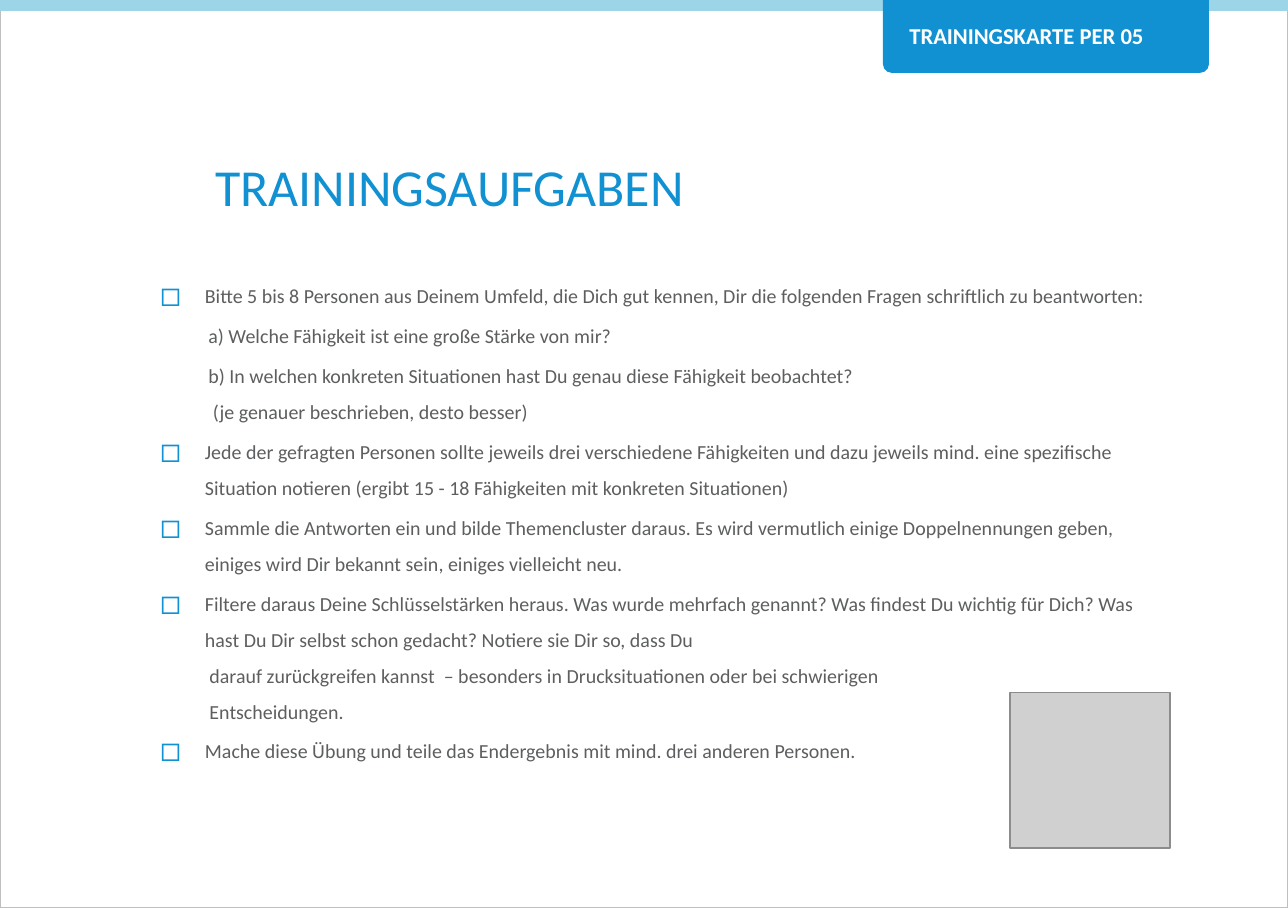
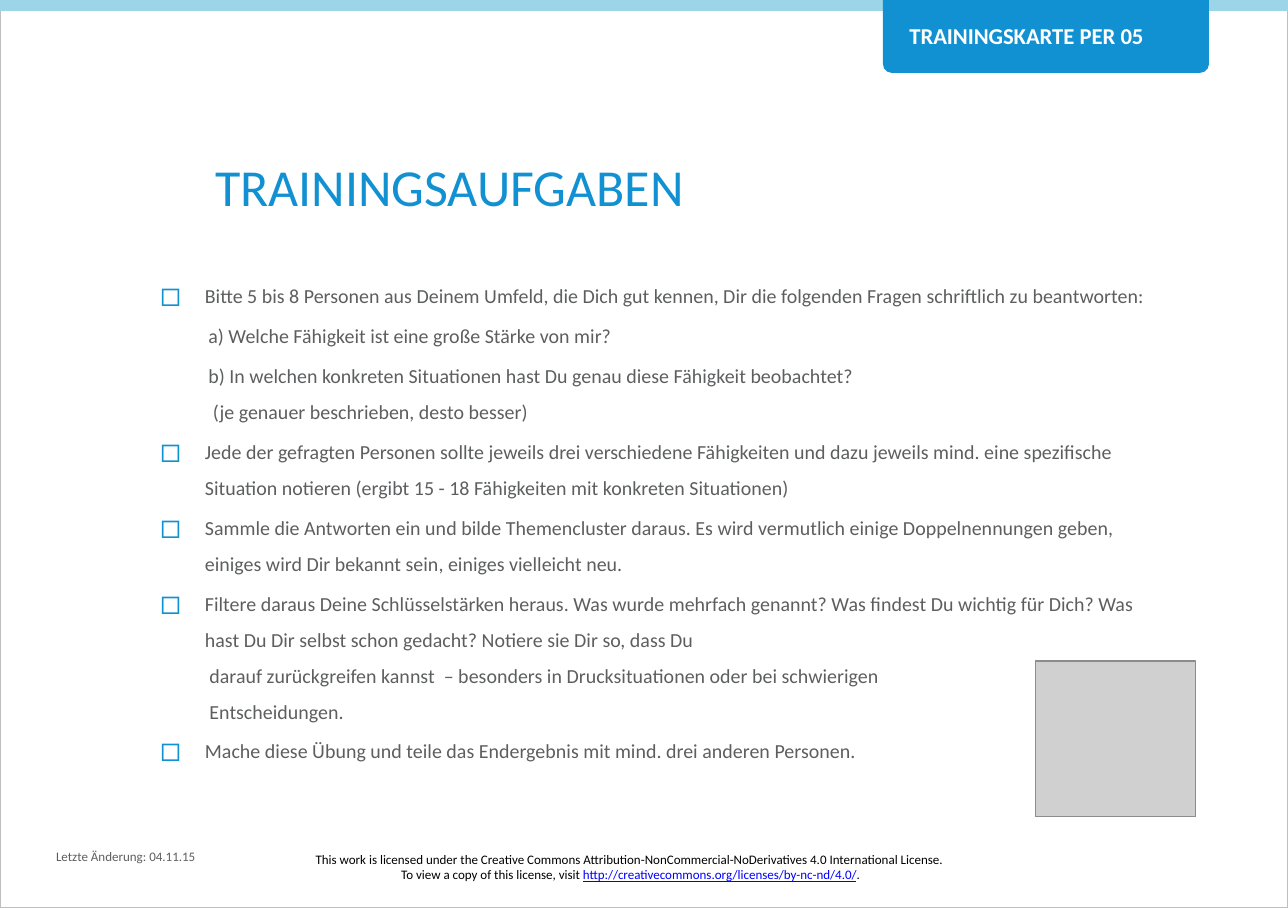
Before and after one commit to Teamtool/training-materials, a slide deck: slide 2 of training-cards/agile moves/Perception (PER)/ger/apprentice/ger_PER_05_Staerkenspiegel_AM_A.pptx. Drawn at 1288x908 pixels with LibreOffice and Linux fonts; fonts in the diff are those of the drawing; grey boxes stand for pictures; background and template pictures are left out. Boxes give left, top, right and bottom in pixels: in the first picture for what was removed or moved away, otherwise in the second. Text is boxed around its words. In the diff, an @@ line names an element or a change of style, - is before the commit and + after.

```diff
--- a/training-cards/agile moves/Perception (PER)/ger/apprentice/ger_PER_05_Staerkenspiegel_AM_A.pptx
+++ b/training-cards/agile moves/Perception (PER)/ger/apprentice/ger_PER_05_Staerkenspiegel_AM_A.pptx
@@ picture: place and size @@
-picture at <box>1011,693,1171,849</box>
+picture at <box>1036,660,1196,816</box>
@@ text added at <box>56,850,195,863</box>, 6 pt, text #5D5E5F @@
+Letzte Änderung: 04.11.15
@@ text added at <box>316,855,943,882</box>, 6 pt, text #000000 @@
+This work is licensed under the Creative Commons Attribution-NonCommercial-NoDerivatives 4.0 International License.
+To view a copy of this license, visit http://creativecommons.org/licenses/by-nc-nd/4.0/.
```
Also in this commit, not shown: 1 other slide changed, 31 other files.
